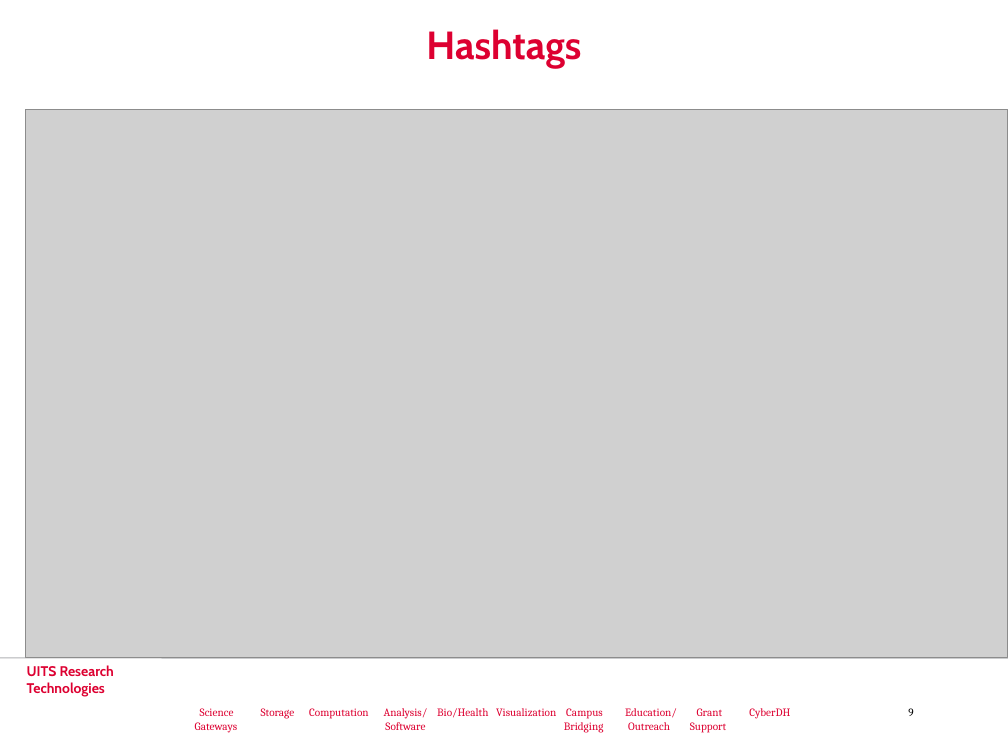
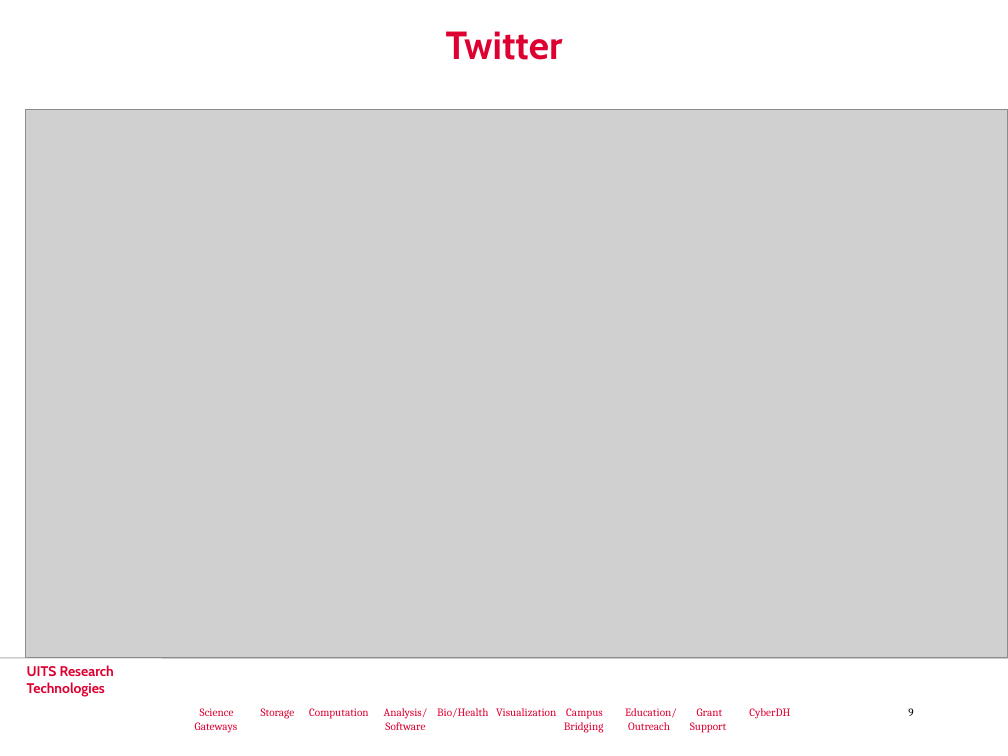
Before and after one commit to cyberdh/Text-Analysis, a slide deck: slide 9 of powerpoints/RBasics.pptx. Drawn at 1008x756 pixels with LibreOffice and Linux fonts; fonts in the diff are those of the drawing; grey boxes stand for pictures; background and template pictures are left out. Boxes give left, top, right and bottom in pixels: in the first picture for what was removed or moved away, otherwise in the second. Text is boxed around its words. In the diff, an @@ line names an element or a change of style, - is before the commit and + after.

```diff
--- a/powerpoints/RBasics.pptx
+++ b/powerpoints/RBasics.pptx
@@ title at [446,31,563,60]: text changed @@
-Hashtags
+Twitter
```
Also in this commit, not shown: 1 other slide changed.
